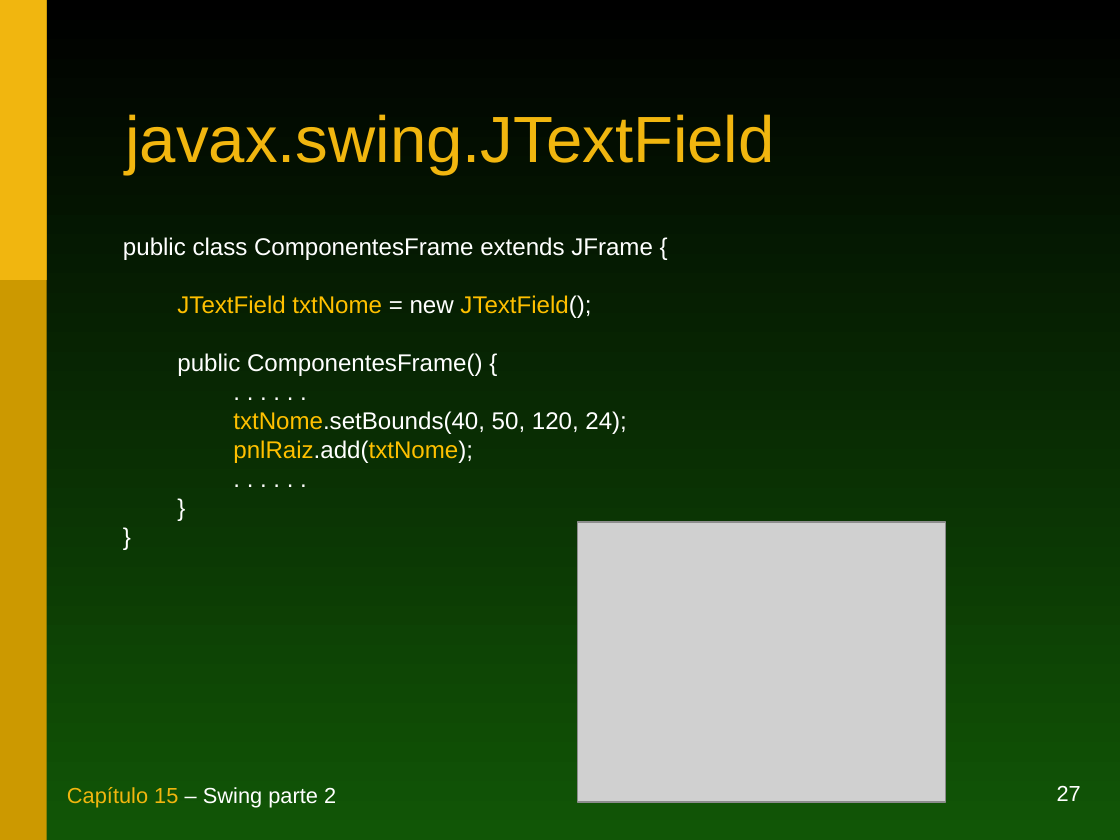
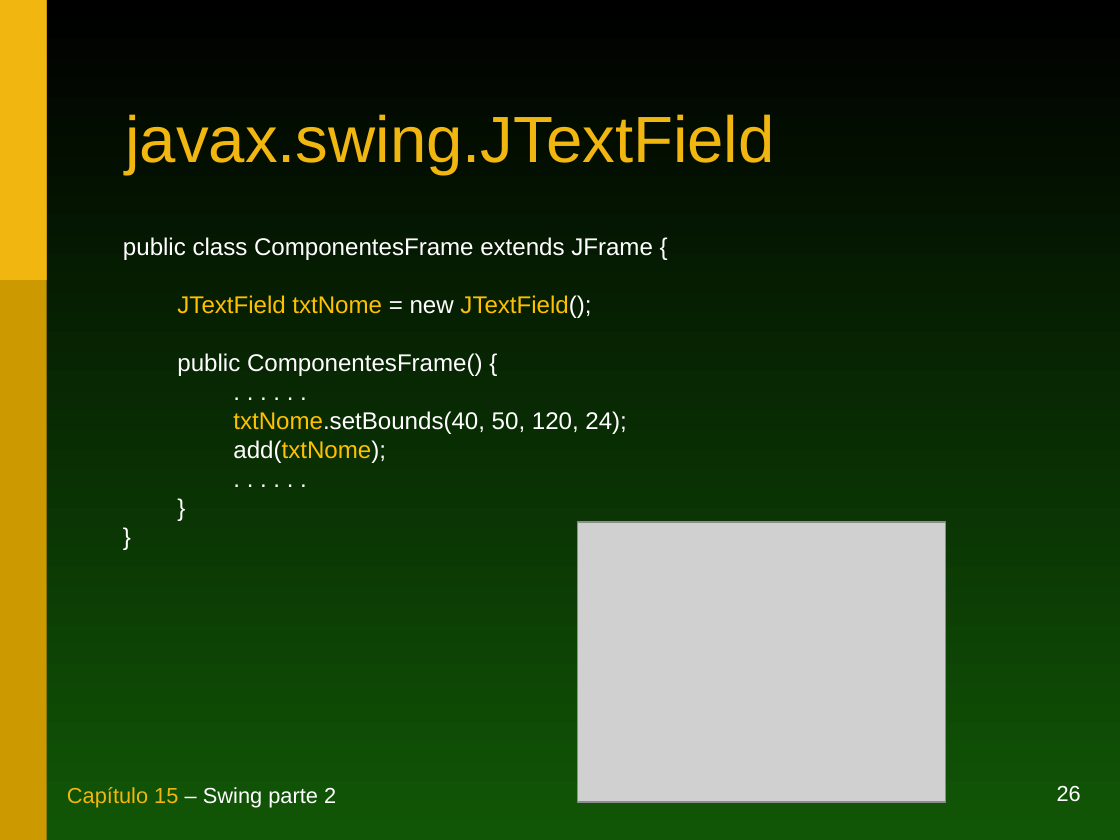
Before and after one commit to duchesqui/slzvieira-training, a slide deck: slide 26 of 1-Java-Programmer-Modulo-I/16.Capitulo15.ppt (slide 27 before the commit). Drawn at 1120x840 pixels with LibreOffice and Linux fonts; fonts in the diff are those of the drawing; grey boxes stand for pictures. Boxes give left, top, right and bottom in pixels: in the first picture for what was removed or moved away, otherwise in the second. Text is boxed around its words. In the diff, an @@ line names an element or a change of style, - is before the commit and + after.

```diff
--- a/1-Java-Programmer-Modulo-I/16.Capitulo15.ppt
+++ b/1-Java-Programmer-Modulo-I/16.Capitulo15.ppt
@@ text at [233,440,386,463]: text changed @@
-pnlRaiz.add(txtNome);
+add(txtNome);
@@ page number at [1057,785,1081,802]: text changed @@
-27
+26
```
Also in this commit, not shown: 13 other slides changed, 3 slides added, 4 slides removed, 3 other files.
